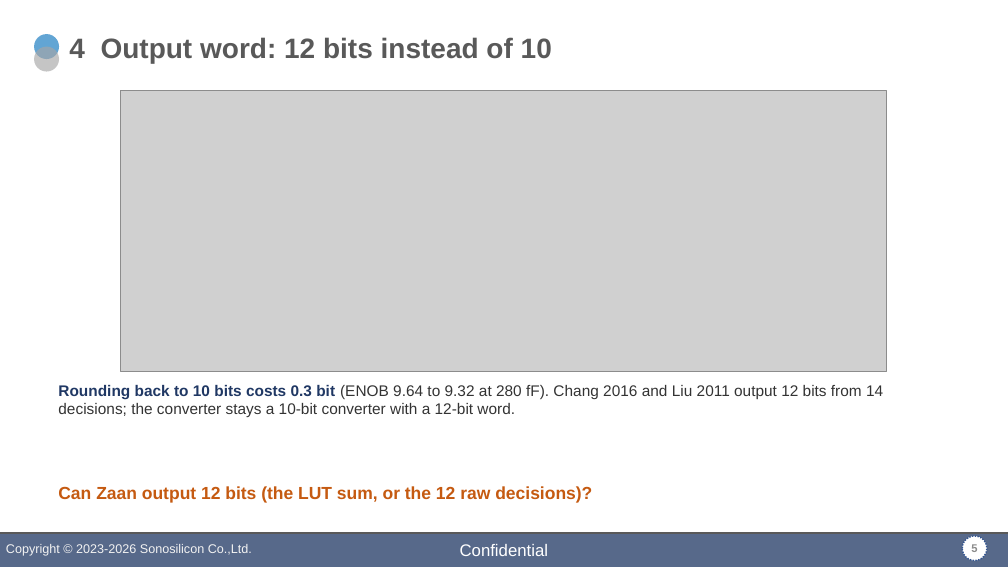
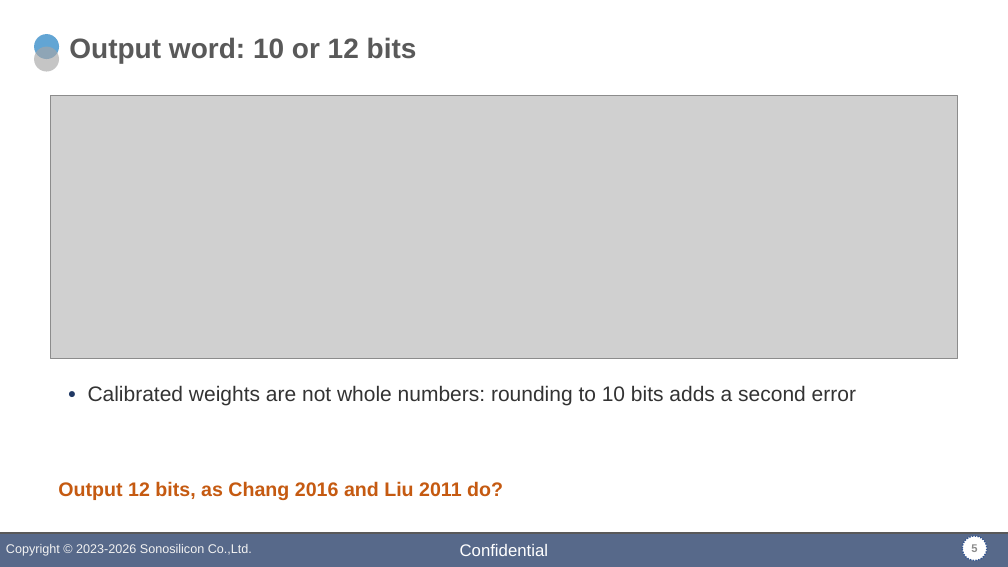
Before and after one commit to DirkJanKr/F280049C_MotorDrive, a slide deck: slide 5 of Zaan_MATLAB/slides/zaan_professor_visit.pptx. Drawn at 1008x567 pixels with LibreOffice and Linux fonts; fonts in the diff are those of the drawing; grey boxes stand for pictures; background and template pictures are left out. Boxes give left, top, right and bottom in pixels: in the first picture for what was removed or moved away, otherwise in the second. Text is boxed around its words. In the diff, an @@ line names an element or a change of style, - is before the commit and + after.

```diff
--- a/Zaan_MATLAB/slides/zaan_professor_visit.pptx
+++ b/Zaan_MATLAB/slides/zaan_professor_visit.pptx
@@ title at (x1=69, y1=37, x2=417, y2=63): text changed @@
-4 Output word: 12 bits instead of 10
+Output word: 10 or 12 bits
@@ picture resized from (x1=121, y1=91, x2=887, y2=372) to (x1=50, y1=96, x2=958, y2=359) @@
@@ text at (x1=88, y1=385, x2=856, y2=406): text changed; size 11 to 15 pt @@
-Rounding back to 10 bits costs 0.3 bit (ENOB 9.64 to 9.32 at 280 fF). Chang 2016 and Liu 2011 output 12 bits from 14 decisions; the converter stays a 10-bit converter with a 12-bit word.
+• Calibrated weights are not whole numbers: rounding to 10 bits adds a second error
@@ text at (x1=58, y1=481, x2=503, y2=500): text changed; size 12.5 to 14 pt @@
-Can Zaan output 12 bits (the LUT sum, or the 12 raw decisions)?
+Output 12 bits, as Chang 2016 and Liu 2011 do?
```
Also in this commit, not shown: 5 other slides changed, 2 slides added, 2 slides removed.
